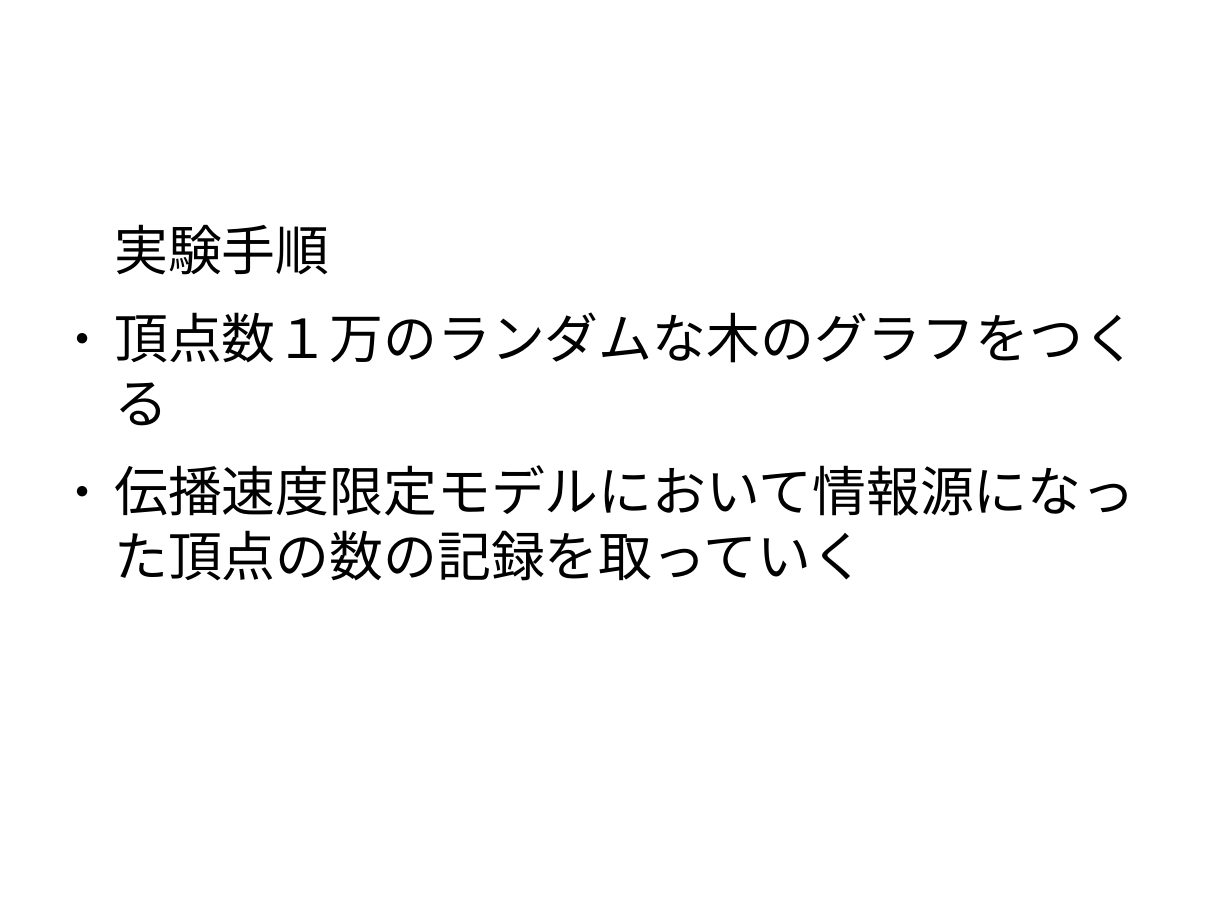
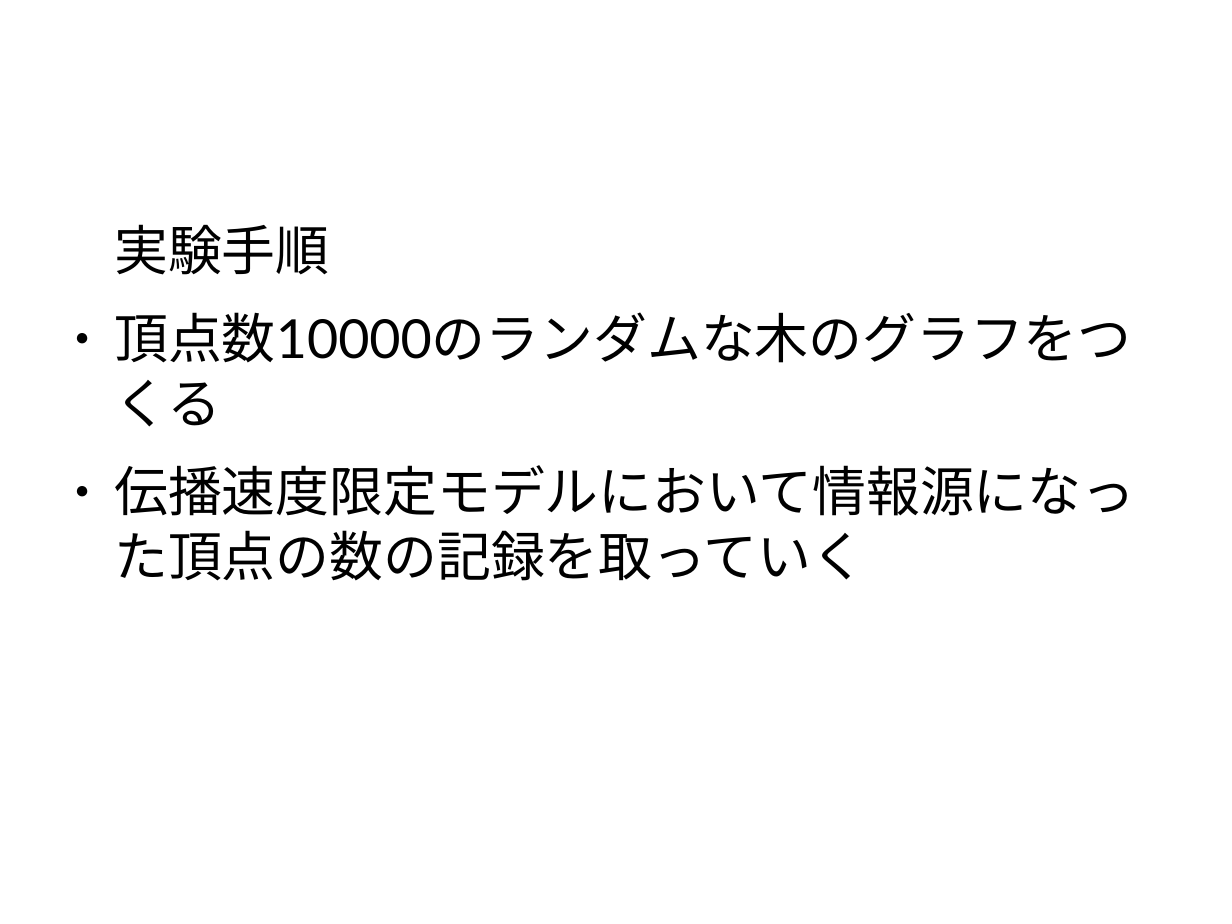
Before and after one commit to awesomest/NetWork_g-2015, a slide deck: slide 53 of 中間発表.odp (slide 49 before the commit). Drawn at 1232x924 pixels with LibreOffice and Linux fonts; fonts in the diff are those of the drawing; background and template pictures are left out. Boxes give left, top, right and bottom in pixels: in the first picture for what was removed or moved away, otherwise in the second. Text is boxed around its words. In the diff, an @@ line names an element or a change of style, - is before the commit and + after.

```diff
--- a/中間発表.odp
+++ b/中間発表.odp
@@ text at <box>114,224,1135,581</box>: font Arial to Lato in "実験手順", "伝播速度限定モデルにおいて情報源になった頂点の数の記録を取っていく" @@
@@ text at <box>114,312,1131,363</box>: text changed; font Arial to Lato @@
-● 頂点数１万のランダムな木のグラフをつくる
+● 頂点数10000のランダムな木のグラフをつくる
```
Also in this commit, not shown: 36 other slides changed, 6 slides added, 2 slides removed.
